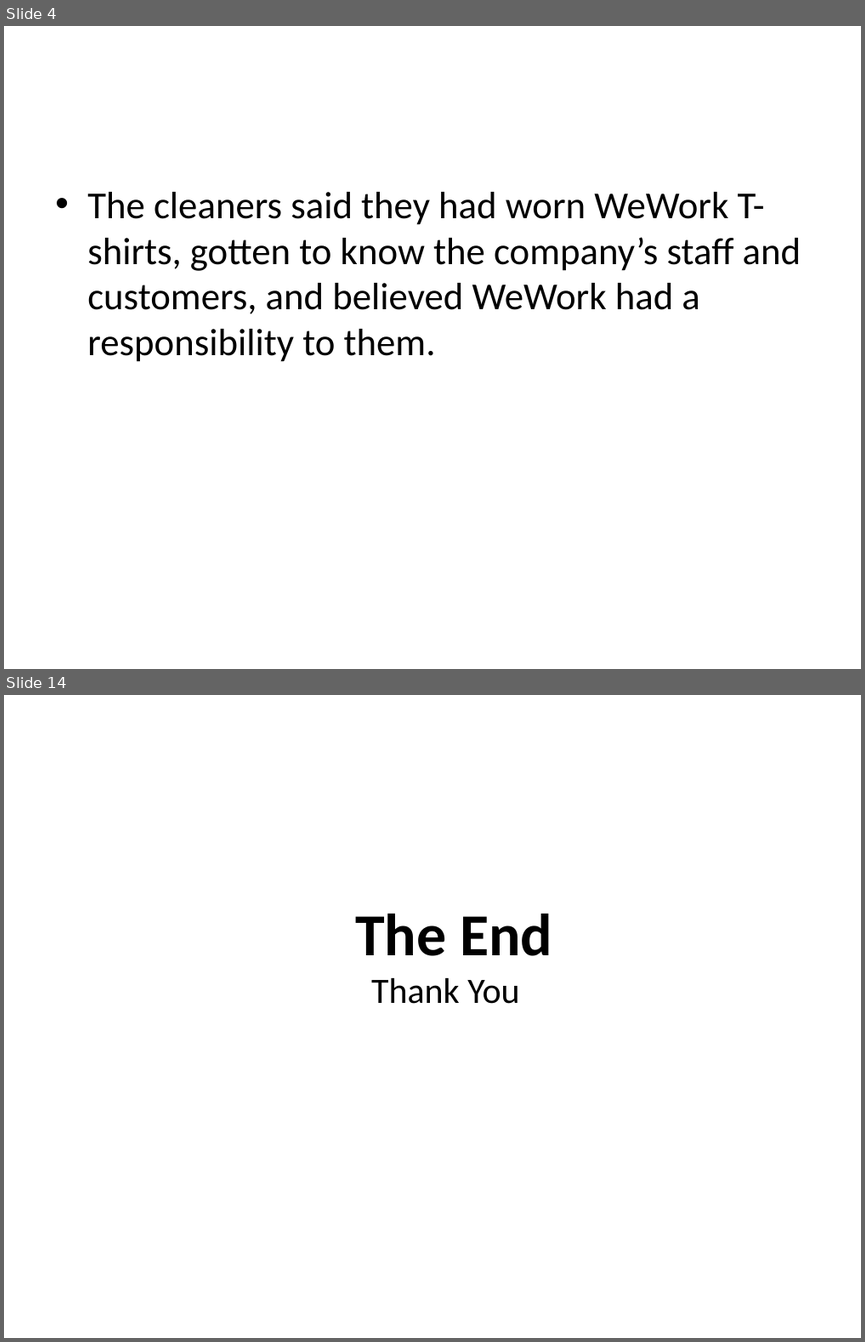
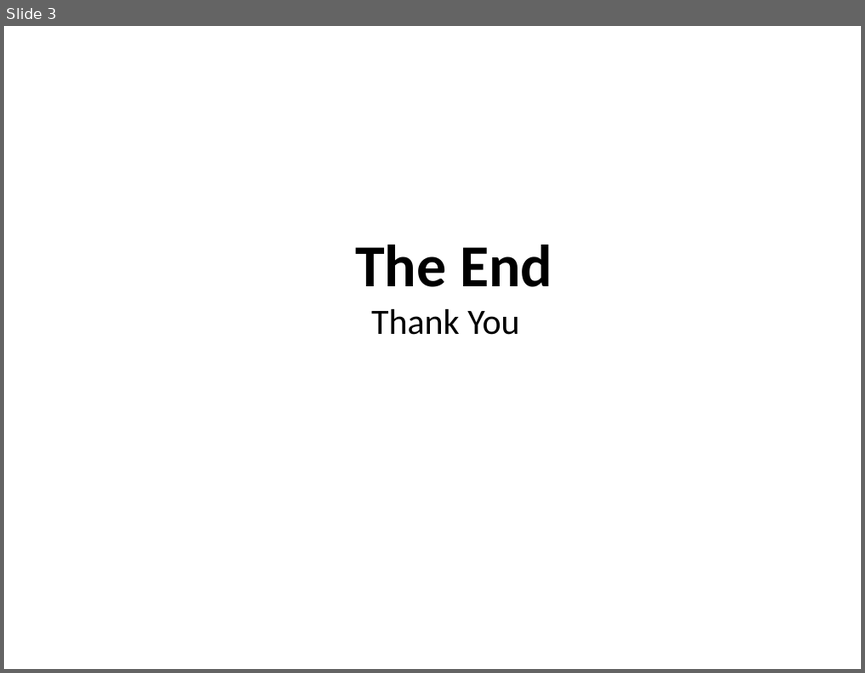
Before and after one commit to xinghai-zhang/Mhacks6, a slide deck: FlaskWebProject1/static/test.pptx. Shown one above the other, each under a label of ours: slides 4 and 14 before the commit, slide 3 after it; the slides between them are not shown. The pictures are 865x1342 and 865x673 pixels, drawn with LibreOffice and Linux fonts; fonts in the diff are those of the drawing. Boxes give left, top, right and bottom in pixels: in the first picture for what was removed or moved away, otherwise in the second. Text is boxed around its words. In the diff, an @@ line names an element or a change of style, - is before the commit and + after.

```diff
--- a/FlaskWebProject1/static/test.pptx
+++ b/FlaskWebProject1/static/test.pptx
@@ slide 4 removed at (4, 26, 861, 669), background #FFFFFF @@
@@ text removed at (87, 192, 801, 362) @@
-• The cleaners said they had worn WeWork T-shirts, gotten to know the company’s staff and customers, and believed WeWork had a responsibility to them.
@@ what was slide 14 is now slide 3 @@
```
Also in this commit, not shown: 2 slides added, 12 other slides removed, 19 other files.
